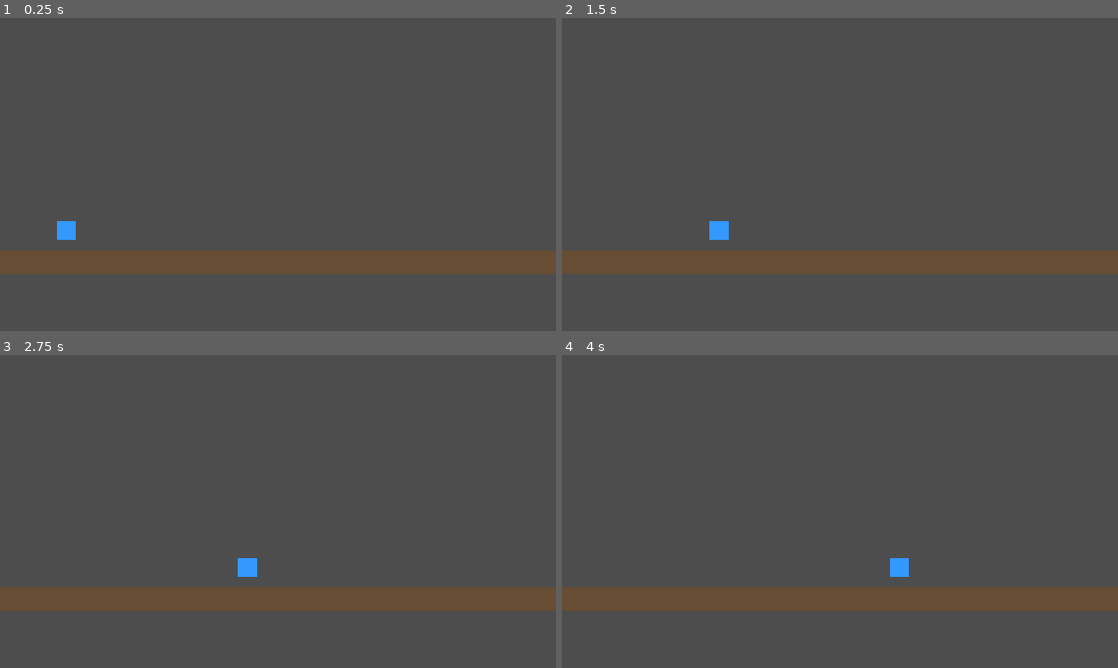
Above: before the commit, frames 1-4 (two rows, left to right).
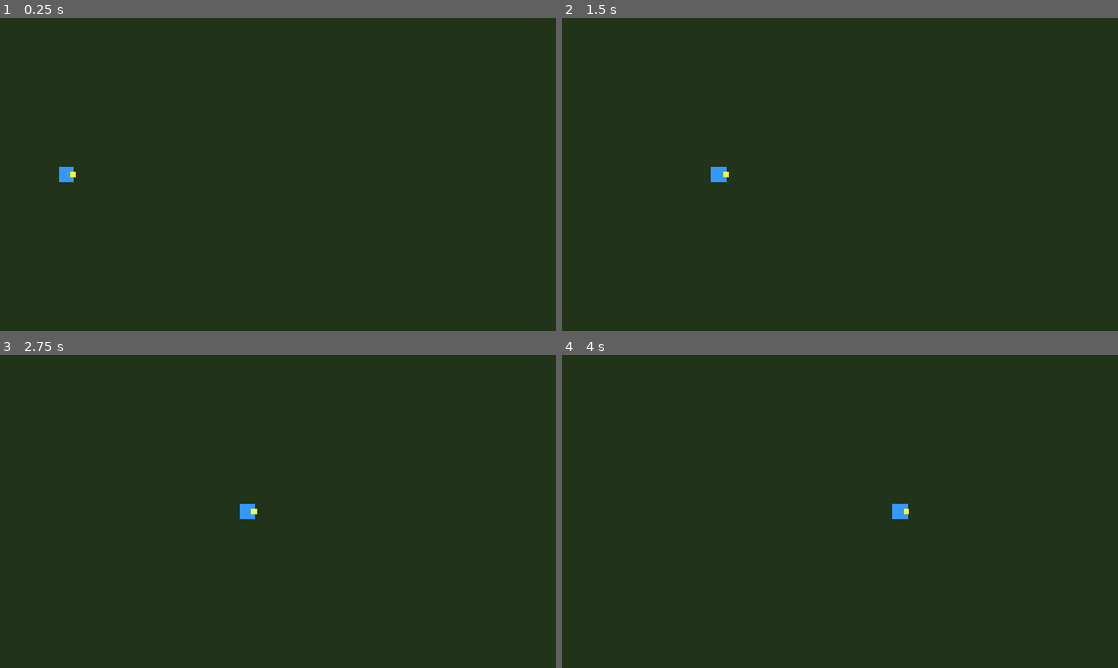
Above: after the commit, the same moments.

Repository: estebo0/idle-pet-game
Game: Godot game, scene res://scenes/World.tscn
The game is run twice, just before and just after one commit, with the same random seed, the same clock (stepped at 60 frames per second) and the same inputs.
Inputs:
- Up to frame 1 (0.25 s): no input
- Up to frame 2 (1.5 s): no input
- Up to frame 3 (2.75 s): no input
- Up to frame 4 (4 s): no input

The runs differ from the first frame. In frame 1, 100% of the frame differs, in the area x 0-100%, y 0-100%; in frame 2, 100%; in frame 3, 100%; in frame 4, 100%.

Commit message:
Switch to top-down view (Tibia style): green map, player moves horizontally

Diff:
--- a/scenes/Player.tscn
+++ b/scenes/Player.tscn
@@ -5,9 +5,16 @@
 [node name="Player" type="Node2D"]
 script = ExtResource("1_player")
 
-[node name="Sprite" type="ColorRect" parent="."]
-offset_left = -20.0
-offset_top = -40.0
+[node name="Body" type="ColorRect" parent="."]
+offset_left = -16.0
+offset_top = -16.0
+offset_right = 16.0
+offset_bottom = 16.0
+color = Color(0.2, 0.6, 1, 1)
+
+[node name="Direction" type="ColorRect" parent="."]
+offset_left = 8.0
+offset_top = -6.0
 offset_right = 20.0
-offset_bottom = 0.0
-color = Color(0.2, 0.6, 1, 1)
+offset_bottom = 6.0
+color = Color(1, 1, 0.2, 1)
--- a/scenes/World.tscn
+++ b/scenes/World.tscn
@@ -4,12 +4,12 @@
 
 [node name="World" type="Node2D"]
 
-[node name="Ground" type="ColorRect" parent="."]
+[node name="Background" type="ColorRect" parent="."]
 offset_left = 0.0
-offset_top = 480.0
+offset_top = 0.0
 offset_right = 1152.0
-offset_bottom = 530.0
-color = Color(0.4, 0.3, 0.2, 1)
+offset_bottom = 648.0
+color = Color(0.13, 0.2, 0.1, 1)
 
 [node name="Player" parent="." instance=ExtResource("1_world")]
-position = Vector2(100, 460)
+position = Vector2(100, 324)
--- a/scripts/Player.gd
+++ b/scripts/Player.gd
@@ -5,6 +5,7 @@
 func _process(delta: float) -> void:
 	position.x += SPEED * delta
 
+	# Al salir por la derecha vuelve por la izquierda
 	var screen_width = get_viewport_rect().size.x
 	if position.x > screen_width + 50:
 		position.x = -50
